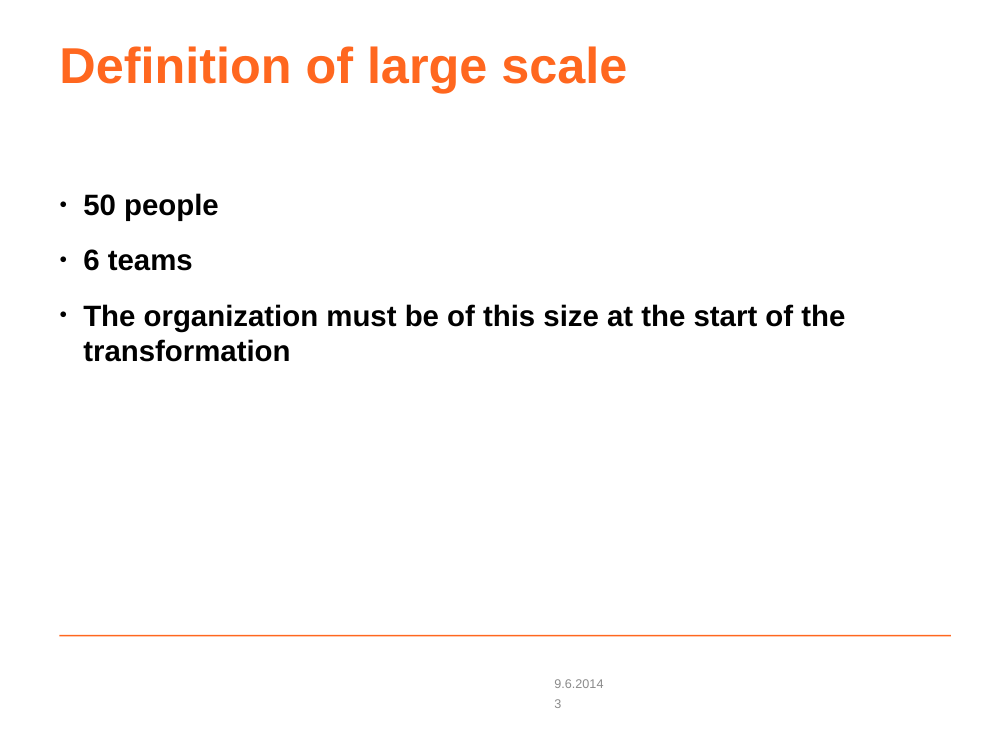
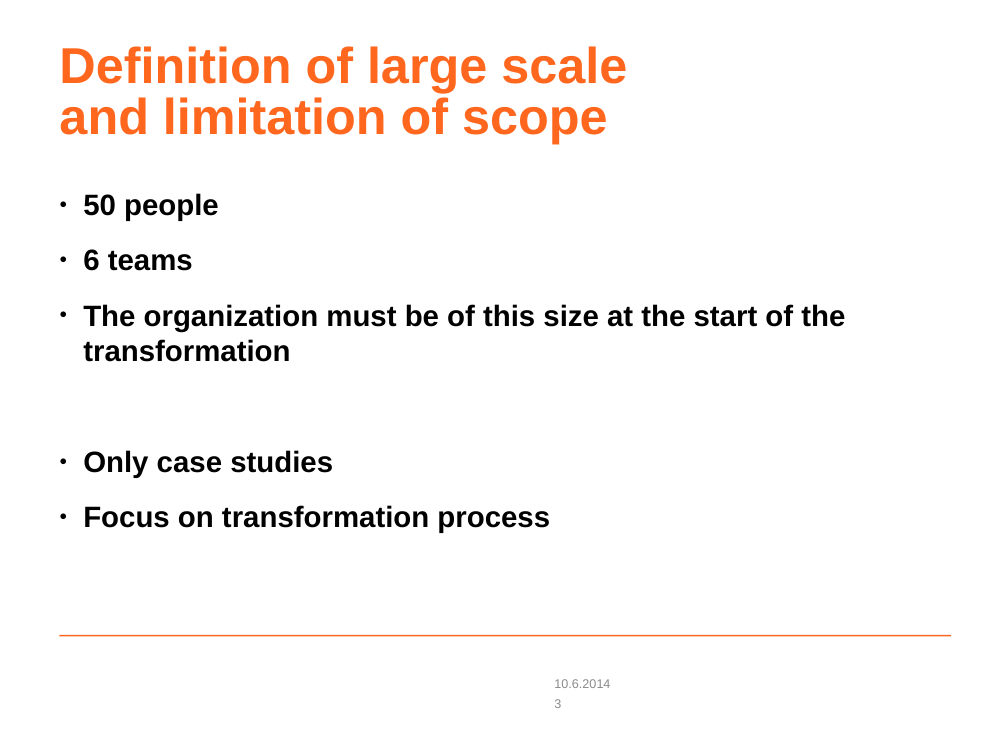
Before and after one commit to coumbole/aalto_agiletransformation, a slide deck: slide 3 of Presentation_N4S.odp. Drawn at 1008x756 pixels with LibreOffice and Linux fonts; fonts in the diff are those of the drawing; background and template pictures are left out. Boxes give left, top, right and bottom in pixels: in the first picture for what was removed or moved away, otherwise in the second. Text is boxed around its words. In the diff, an @@ line names an element or a change of style, - is before the commit and + after.

Commit message:
Update for presentation

```diff
--- a/Presentation_N4S.odp
+++ b/Presentation_N4S.odp
@@ text at [59,97,608,144]: paragraph added @@
+and limitation of scope
@@ text at [83,450,550,533]: paragraphs added @@
+● Only case studies
+● Focus on transformation process
@@ text at [554,679,610,688]: text changed @@
-9.6.2014
+10.6.2014
```
Also in this commit, not shown: 7 other slides changed.
